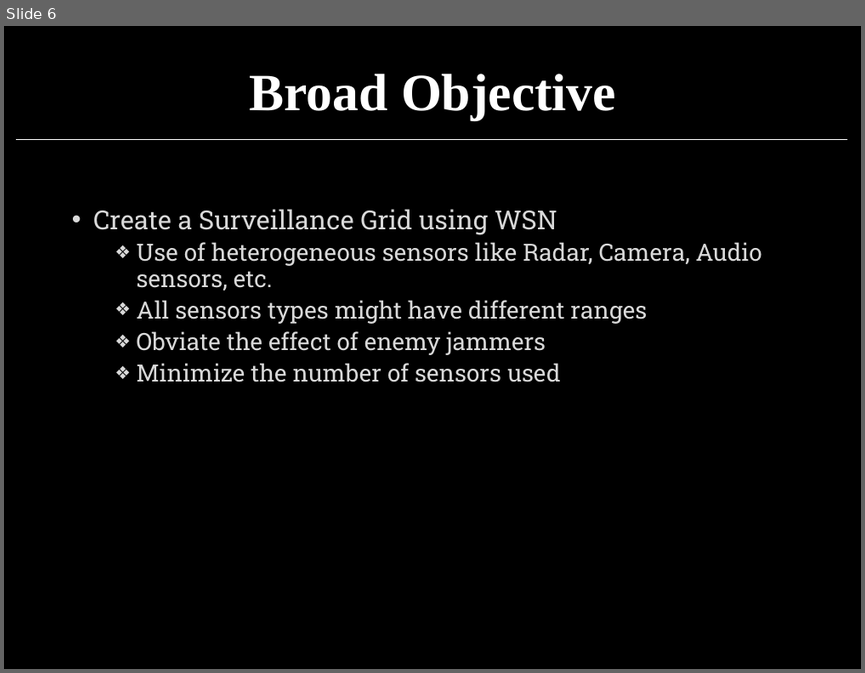
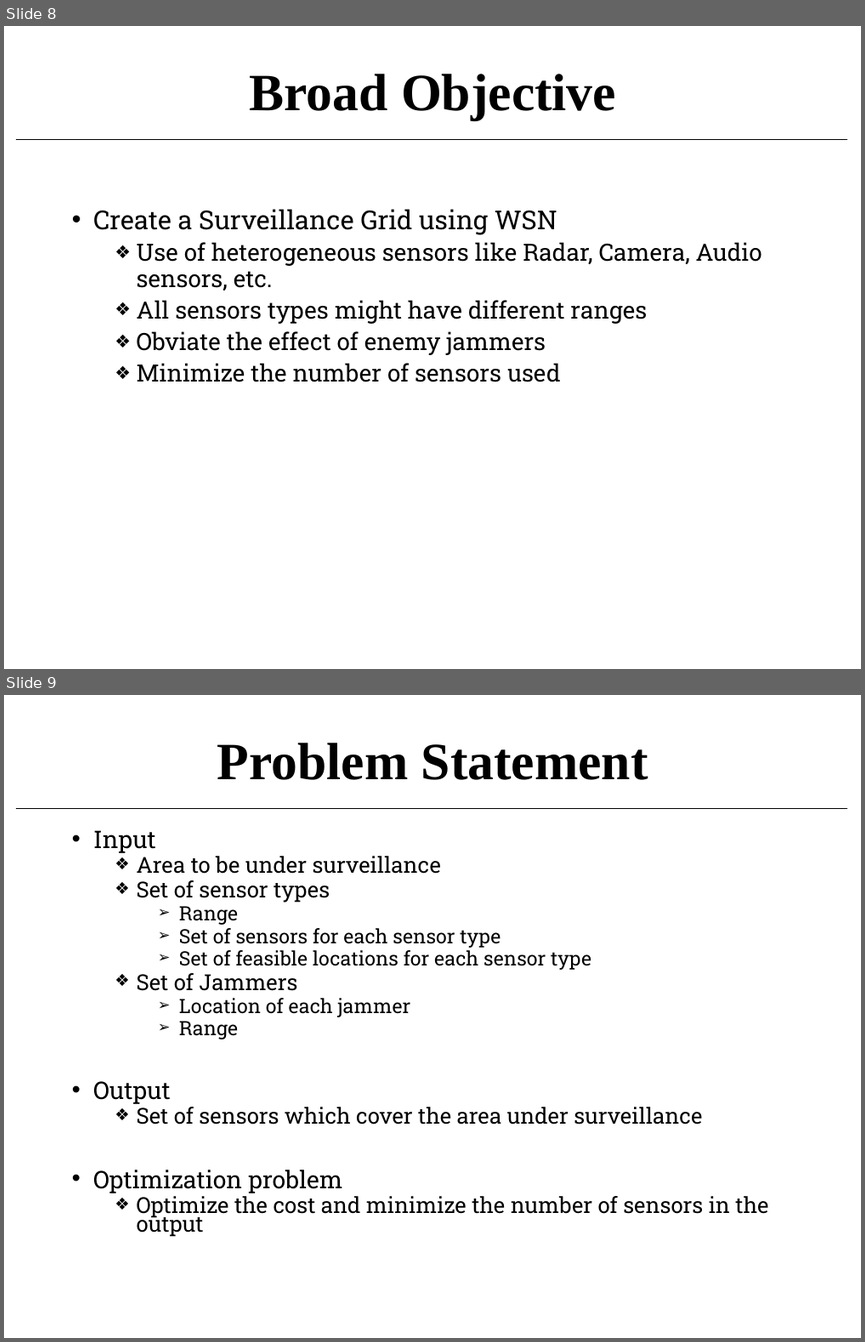
Before and after one commit to j4yd33p/MTP, a slide deck: MTP/Thesis/JBR_PPT.pptx. Shown one above the other, each under a label of ours: slide 6 before the commit, slides 8 and 9 after it. The pictures are 865x673 and 865x1342 pixels, drawn with LibreOffice and Linux fonts; fonts in the diff are those of the drawing. Boxes give left, top, right and bottom in pixels: in the first picture for what was removed or moved away, otherwise in the second. Text is boxed around its words. In the diff, an @@ line names an element or a change of style, - is before the commit and + after.

```diff
--- a/MTP/Thesis/JBR_PPT.pptx
+++ b/MTP/Thesis/JBR_PPT.pptx
@@ slide 9 added at (4,695,861,1338), background #FFFFFF; not listed: 1 template element that a slide beside it also shows @@
@@ title added at (217,743,648,780), 44 pt, text #000000, bold @@
+Problem Statement
@@ text added at (93,830,768,1236), 18.5 pt, text #000000 @@
+• Input
+  ❖ Area to be under surveillance
+  ❖ Set of sensor types
+    ➢ Range
+    ➢ Set of sensors for each sensor type
+    ➢ Set of feasible locations for each sensor type
+  ❖ Set of Jammers
+    ➢ Location of each jammer
+    ➢ Range
+• Output
+  ❖ Set of sensors which cover the area under surveillance
+• Optimization problem
+  ❖ Optimize the cost and minimize the number of sensors in the output
@@ what was slide 6 is now slide 8 @@
@@ slide 8 changed as well @@
@@ background #000000 to #FFFFFF @@
@@ title "Broad Objective" at (250,74,616,120): text colour #FFFFFF to #000000 @@
@@ line (16, 139) - (847, 139): stroke #FFFFFF 0.5 pt to #000000 0.5 pt @@
@@ text "Create a Surveillance Grid using ..." at (93,209,762,382): text colour #D9D9D9 to #000000 @@
```
Also in this commit, not shown: 10 other slides changed, 14 other slides added, 8 slides removed, 6 other files.
